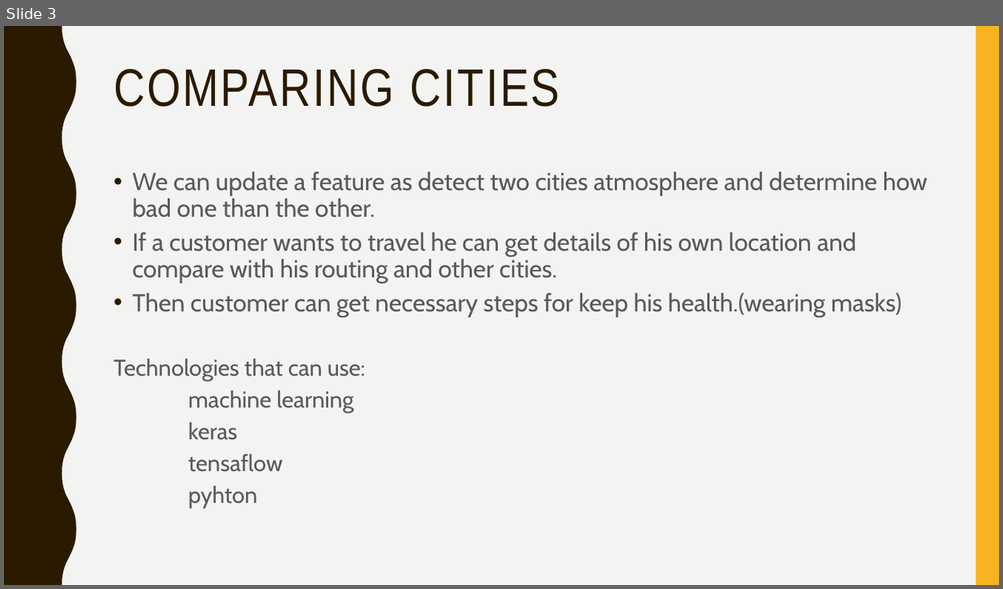
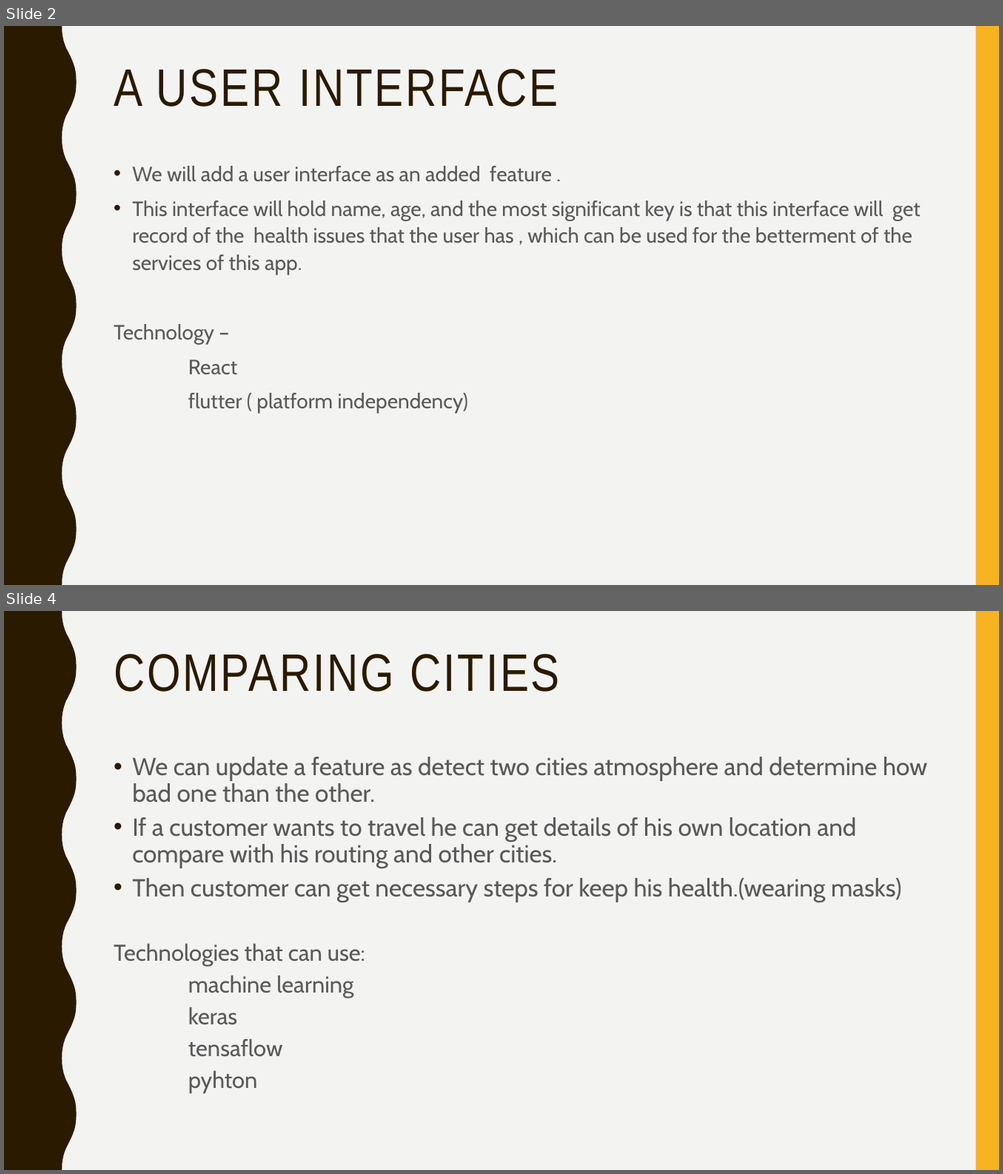
Before and after one commit to MichelleFdo/pre-hacktober-fest, a slide deck: shoot i smoke.pptx. Shown one above the other, each under a label of ours: slide 3 before the commit, slides 2 and 4 after it; the slides between them are not shown. The pictures are 1003x589 and 1003x1174 pixels, drawn with LibreOffice and Linux fonts; fonts in the diff are those of the drawing. Boxes give left, top, right and bottom in pixels: in the first picture for what was removed or moved away, otherwise in the second. Text is boxed around its words. In the diff, an @@ line names an element or a change of style, - is before the commit and + after.

```diff
--- a/shoot i smoke.pptx
+++ b/shoot i smoke.pptx
@@ slide 2 added at (4, 26, 999, 585), background #F3F3F2; not listed: 2 template elements that a slide beside it also shows @@
@@ title added at (114, 69, 558, 107), 51 pt, text #2A1A00 @@
+A USER INTERFACE
@@ text added at (114, 166, 920, 414), 20 pt, text #595959 @@
+• We will add a user interface as an added feature .
+• This interface will hold name, age, and the most significant key is that this interface will get record of the health issues that the user has , which can be used for the betterment of the services of this app.
+Technology –
+React
+flutter ( platform independency)
@@ what was slide 3 is now slide 4 @@
```
Also in this commit, not shown: 1 slide changed.
